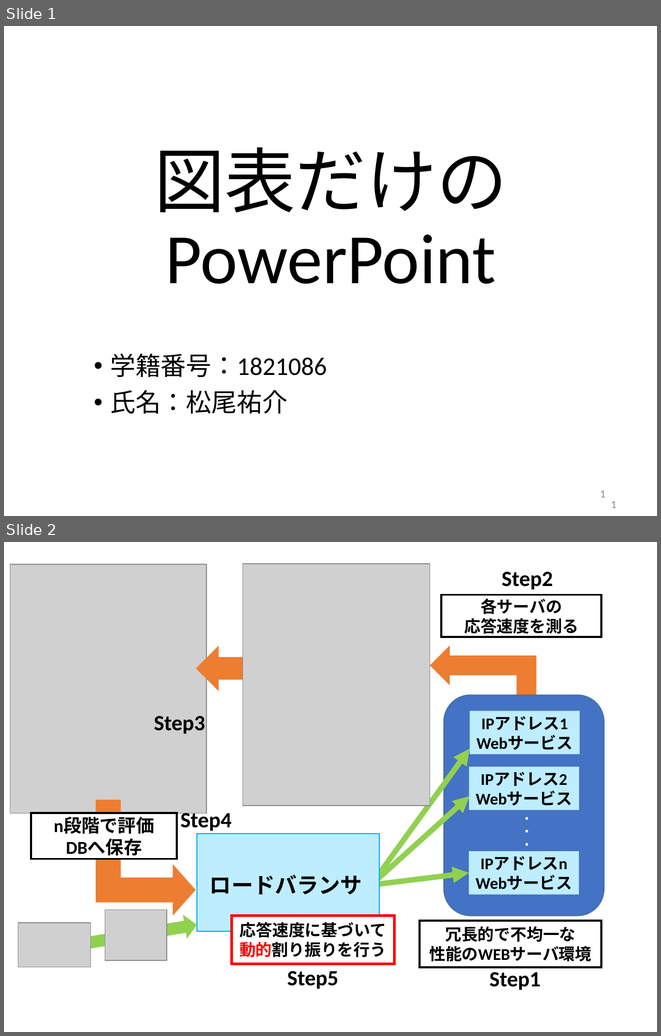
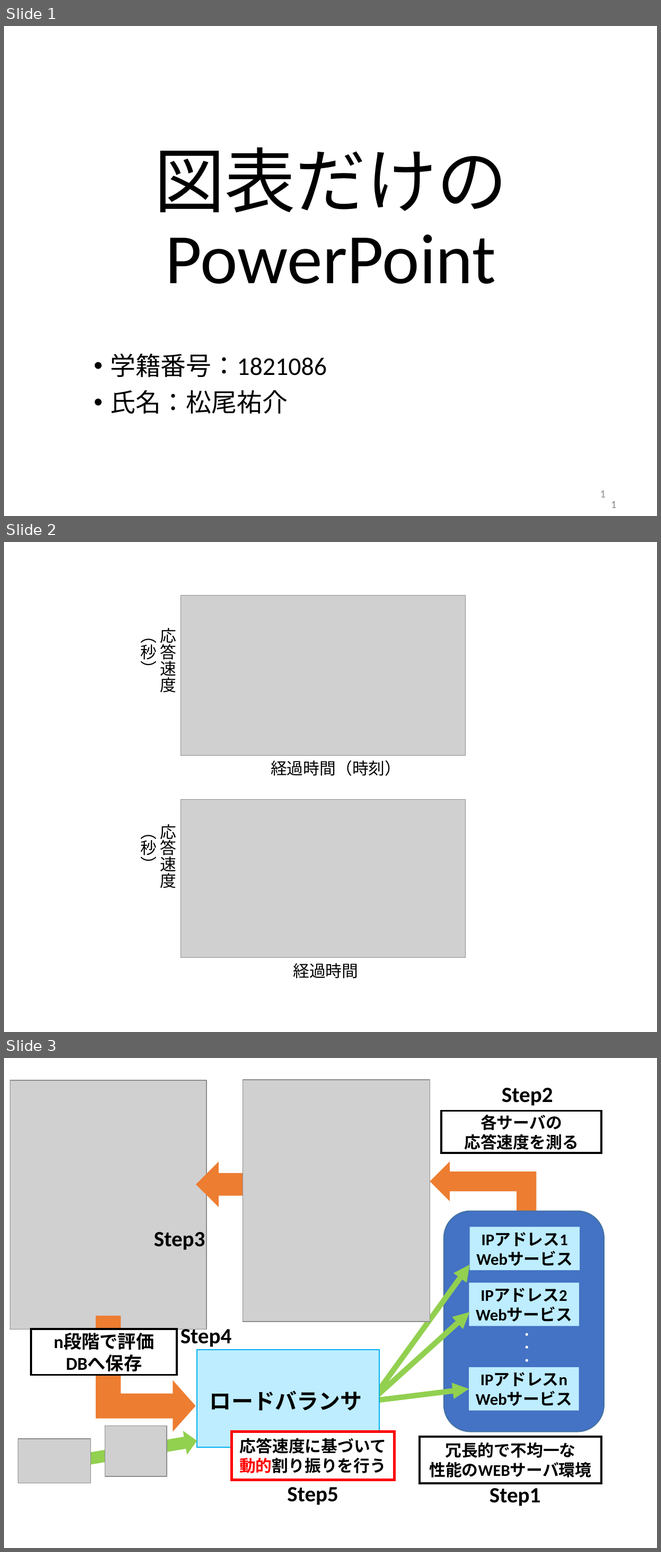
Before and after one commit to kait-takanolab/1821086_matsuo_thesis, a slide deck: meeting/1821086_matsuo_Chart.pptx. Shown one above the other, each under a label of ours: slides 1 and 2 before the commit, slides 1, 2 and 3 after it. The pictures are 661x1036 and 661x1552 pixels, drawn with LibreOffice and Linux fonts; fonts in the diff are those of the drawing; grey boxes stand for pictures. Boxes give left, top, right and bottom in pixels: in the first picture for what was removed or moved away, otherwise in the second. Text is boxed around its words. In the diff, an @@ line names an element or a change of style, - is before the commit and + after.

```diff
--- a/meeting/1821086_matsuo_Chart.pptx
+++ b/meeting/1821086_matsuo_Chart.pptx
@@ slide 2 added at [4, 542, 657, 1032], background #FFFFFF @@
@@ picture added at [181, 596, 466, 756] @@
@@ text added at [141, 628, 176, 858], 18 pt, text #000000 @@
+応答速度（秒）
@@ text added at [271, 760, 401, 776], 18 pt, text #000000 @@
+経過時間（時刻）
@@ picture added at [181, 799, 466, 958] @@
@@ text added at [160, 824, 176, 888], 18 pt, text #000000 @@
+応答速度（秒）
@@ text added at [293, 963, 358, 978], 18 pt, text #000000 @@
+経過時間
@@ what was slide 2 is now slide 3 @@
```
Also in this commit, not shown: 1 other file.
